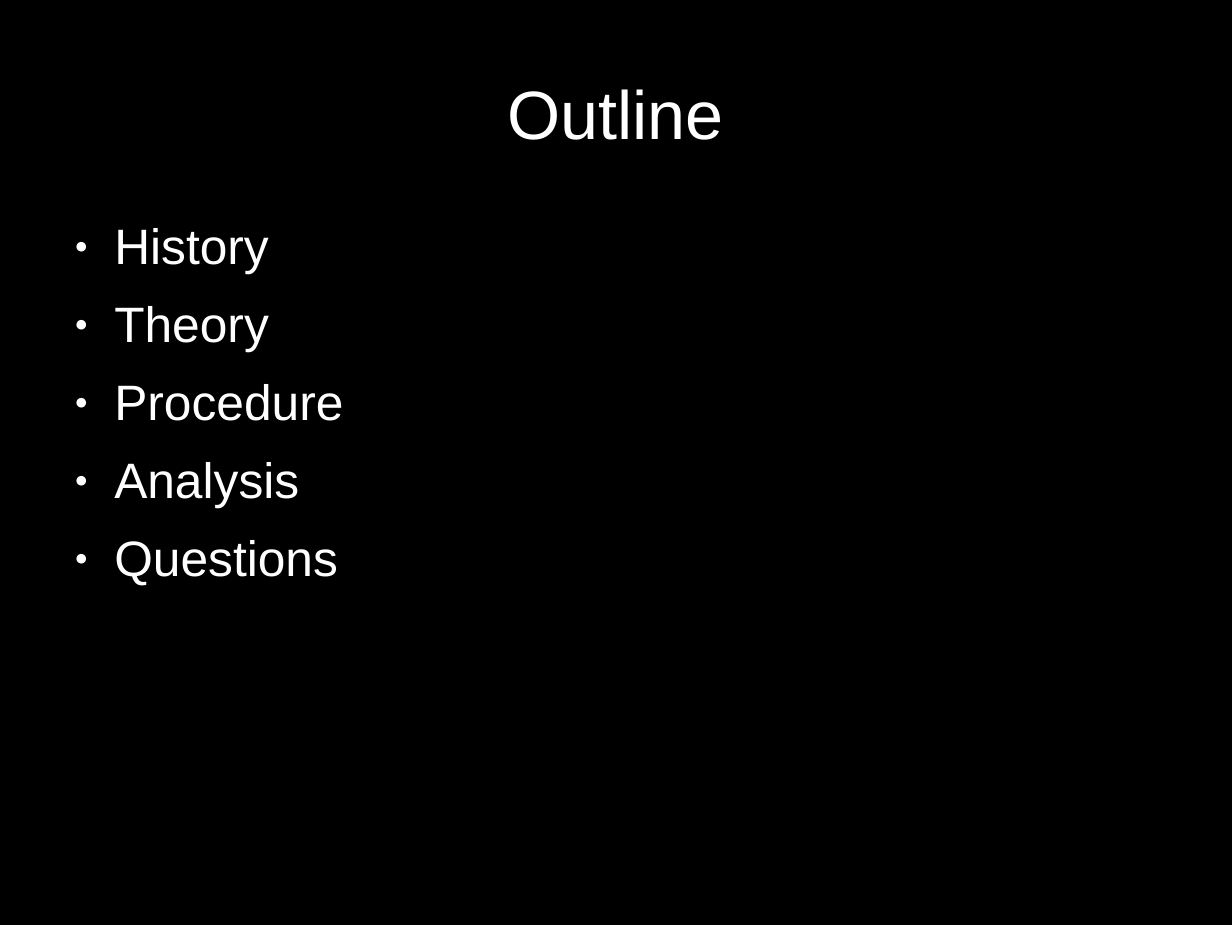
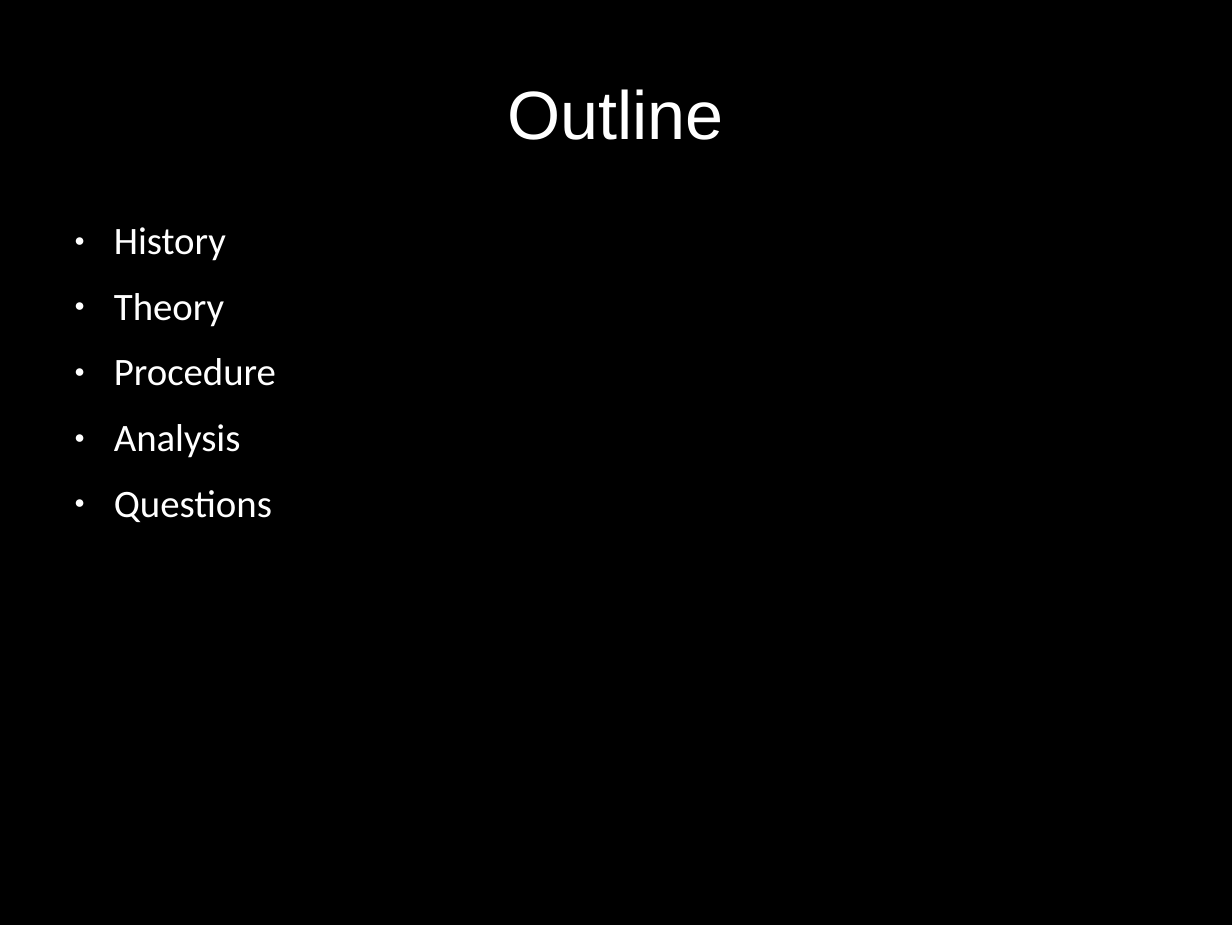
Before and after one commit to aredman/Electron-Diffraction, a slide deck: slide 2 of presentation/Presentation.ppt. Drawn at 1232x925 pixels with LibreOffice and Linux fonts; fonts in the diff are those of the drawing. Boxes give left, top, right and bottom in pixels: in the first picture for what was removed or moved away, otherwise in the second. Text is boxed around its words. In the diff, an @@ line names an element or a change of style, - is before the commit and + after.

```diff
--- a/presentation/Presentation.ppt
+++ b/presentation/Presentation.ppt
@@ text "History" at box(114, 227, 276, 522): size 32 to 25 pt, font Arial to Calibri @@
```
Also in this commit, not shown: 3 other slides changed, 1 slide added, 1 slide removed, 6 other files.
